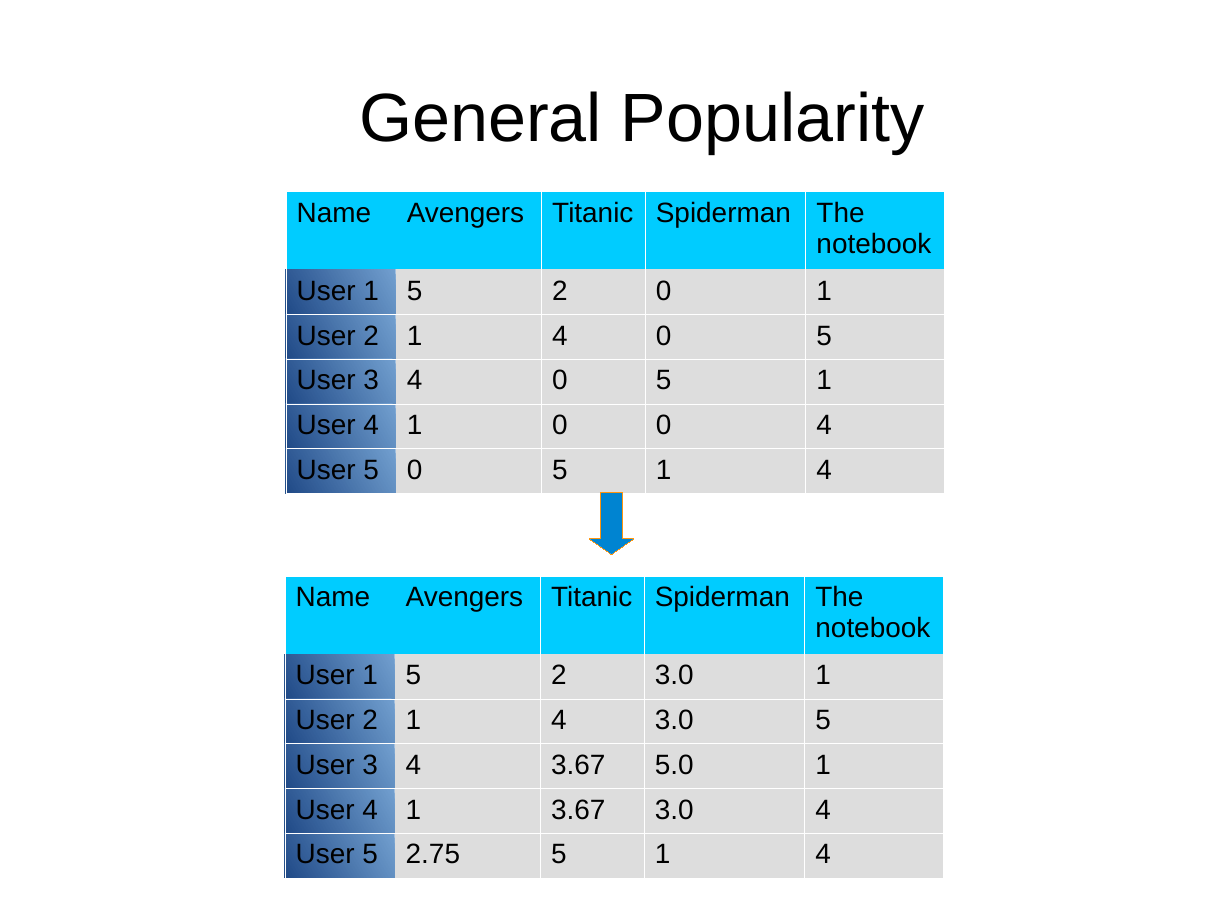
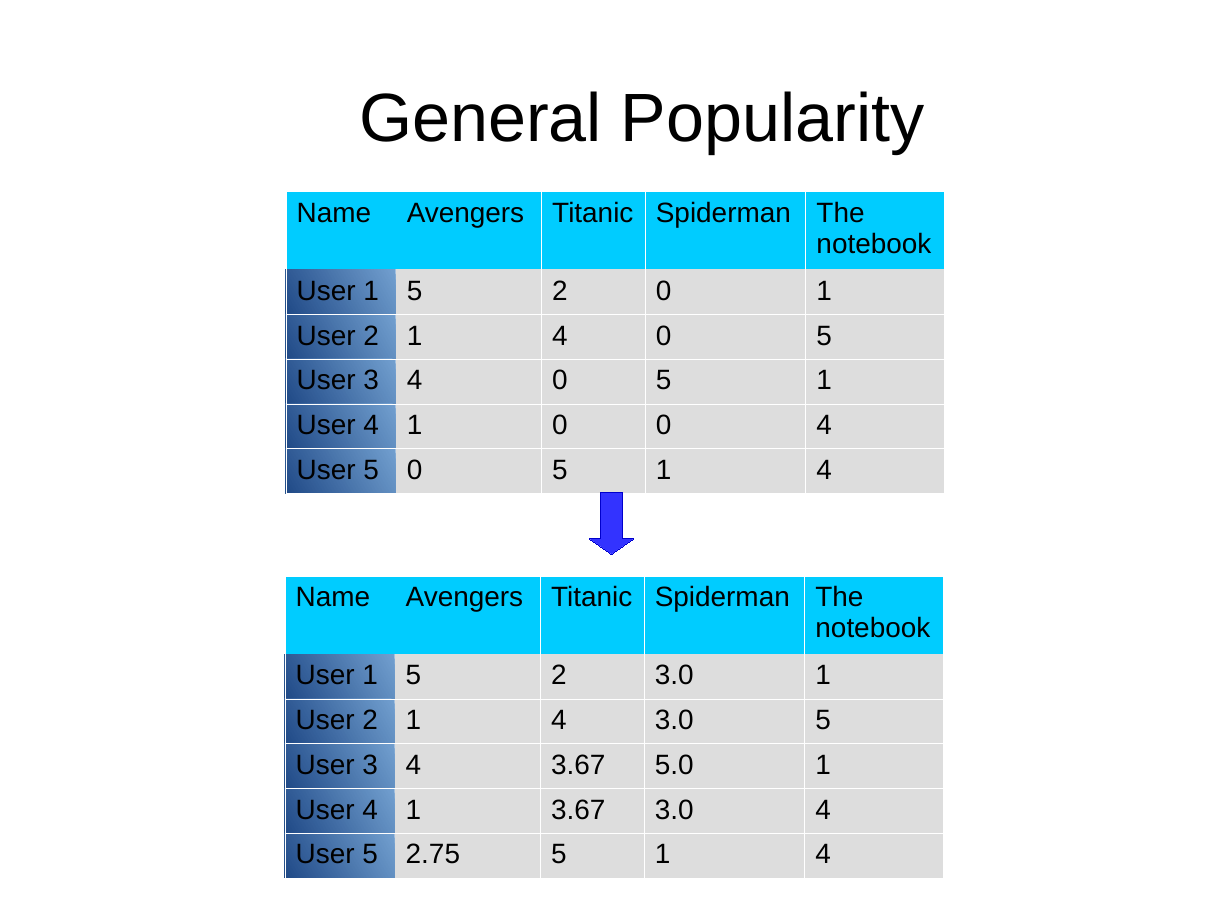
Before and after one commit to DriesSmit/Recommendation-System, a slide deck: slide 7 of Presentation.odp. Drawn at 1232x924 pixels with LibreOffice and Linux fonts; fonts in the diff are those of the drawing. Boxes give left, top, right and bottom in pixels: in the first picture for what was removed or moved away, otherwise in the second. Text is boxed around its words. In the diff, an @@ line names an element or a change of style, - is before the commit and + after.

```diff
--- a/Presentation.odp
+++ b/Presentation.odp
@@ down arrow at [590,493,634,555]: fill #0084D1 to #3333FF; outline #FF950E 0 pt to #0000CC 0 pt @@
```
Also in this commit, not shown: 4 other slides changed, 4 slides added.
